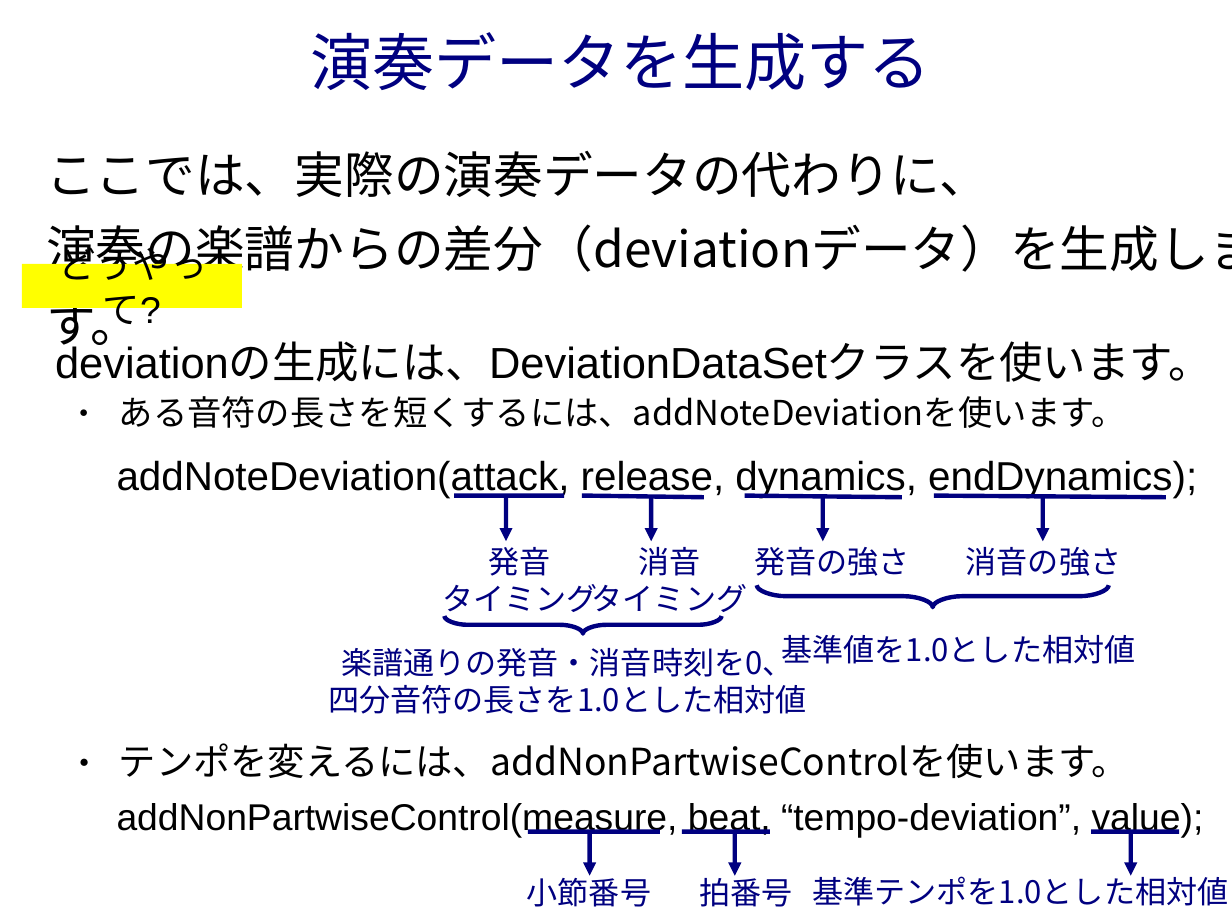
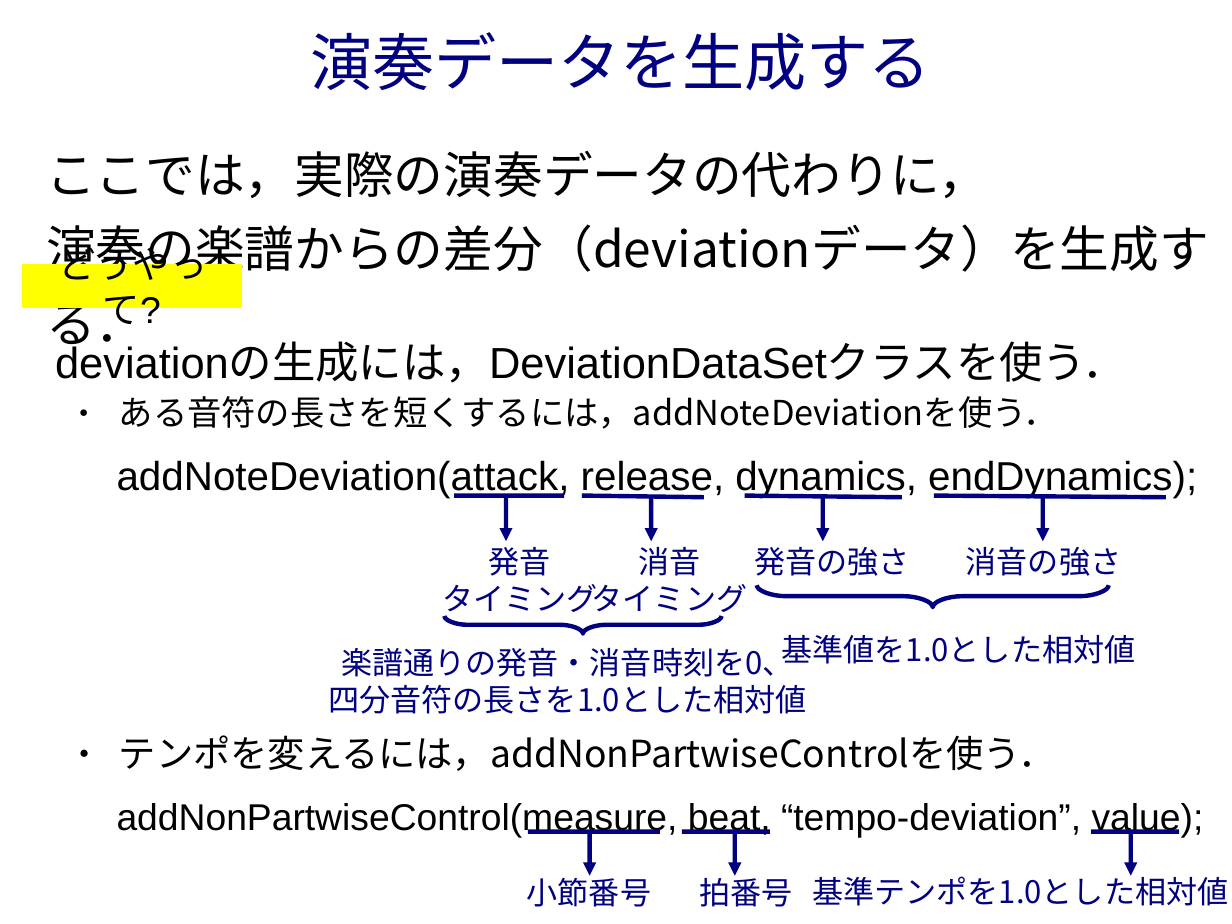
Before and after one commit to kitaharalab/cmx, a slide deck: slide 27 of readme.odp. Drawn at 1232x924 pixels with LibreOffice and Linux fonts; fonts in the diff are those of the drawing. Boxes give left, top, right and bottom in pixels: in the first picture for what was removed or moved away, otherwise in the second. Text is boxed around its words. In the diff, an @@ line names an element or a change of style, - is before the commit and + after.

```diff
--- a/readme.odp
+++ b/readme.odp
@@ text at [46, 151, 1209, 280]: text changed @@
-ここでは、実際の演奏データの代わりに、
-演奏の楽譜からの差分（deviationデータ）を生成します。
+ここでは，実際の演奏データの代わりに，
+演奏の楽譜からの差分（deviationデータ）を生成する．
@@ text at [55, 344, 1126, 383]: text changed @@
-deviationの生成には、DeviationDataSetクラスを使います。
+deviationの生成には，DeviationDataSetクラスを使う．
@@ text at [119, 396, 1058, 429]: text changed @@
-● ある音符の長さを短くするには、addNoteDeviationを使います。
+● ある音符の長さを短くするには，addNoteDeviationを使う．
@@ text at [119, 735, 1056, 771]: text changed @@
-● テンポを変えるには、addNonPartwiseControlを使います。
+● テンポを変えるには，addNonPartwiseControlを使う．
```
Also in this commit, not shown: 1 other slide changed, 7 slides added, 6 other files.
